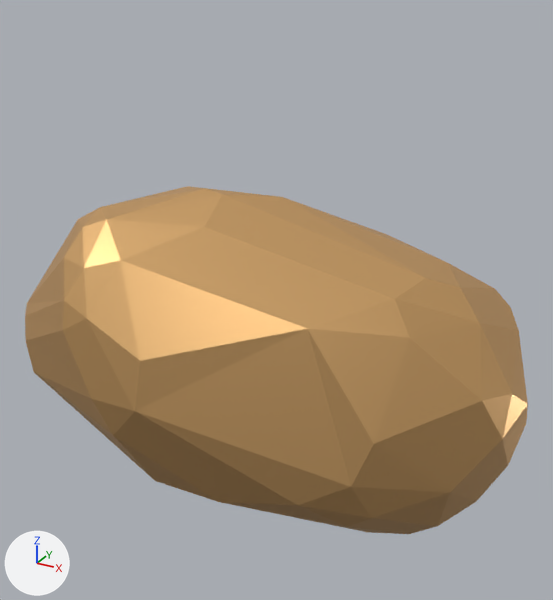
Two versions of the glTF model citrinitas.gltf, one commit apart.
Before and after are seen from a 50 mm camera at (4.05, -6.13, 5.96) aimed at (0.48, 0.36, 2.72). The axes (+X, +Y, +Z) are drawn at lower left. The lights are the same throughout. Where no turn or scale is listed for an object, it has been applied to the vertices. Vertices at the same position are counted once.

The first picture shows 'citrinitas'.
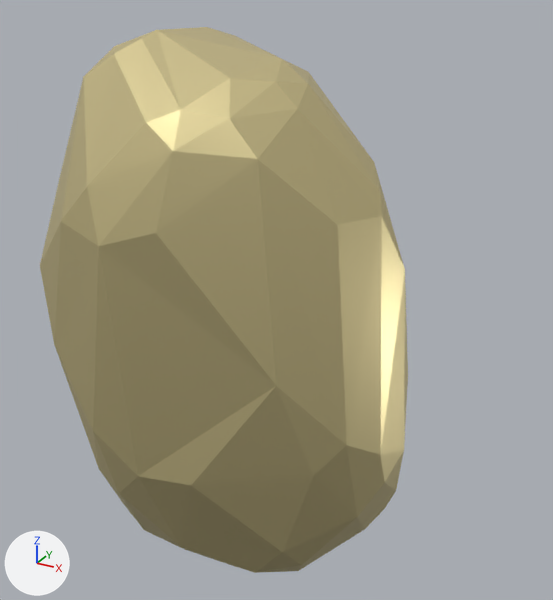
Where the newer file only moved an object's origin or applied its transform, the numbers keep the older frame.

Pixel boxes [x1, y1, x2, y2] of what changed, in the pictures (553 x 600 px):
'citrinitas', recoloured, reshaped (27% narrower, 57% taller): before [25, 186, 528, 534]; after [40, 27, 408, 573]

The change, as a list of edits to the scene's bpy script:
```text
Change mat_none_002:
    mat_none_002.base_color: (0.828, 0.492, 0.202) -> (0.828, 0.715, 0.371)  # beige #ebba7c -> beige #ebdca4
Change me_citrinitas:
    where me_citrinitas.from_pydata(...)  # 100 vertices, 196 faces; spans x -2.7..2.43, y -1.51..2.37, z -1.98..2.07
    used by ob_citrinitas; location = (0.55, 0.07, 1.81)
    me_citrinitas part 1: the whole mesh is multiplied about its middle by the matrix ((0.42, 0.097, 0.902), (-0.39, 0.917, 0.082), (-0.819, -0.386, 0.423)), then moved by (-0.11, -0.9, 0.86)
```
